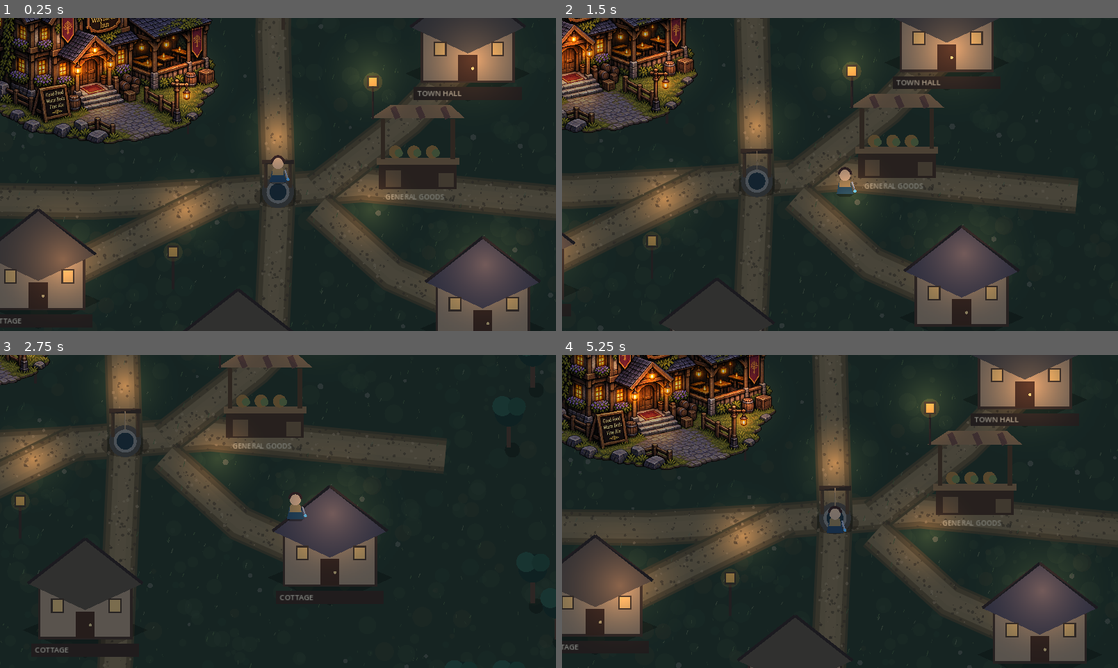
Above: before the commit, frames 1-4 (two rows, left to right).
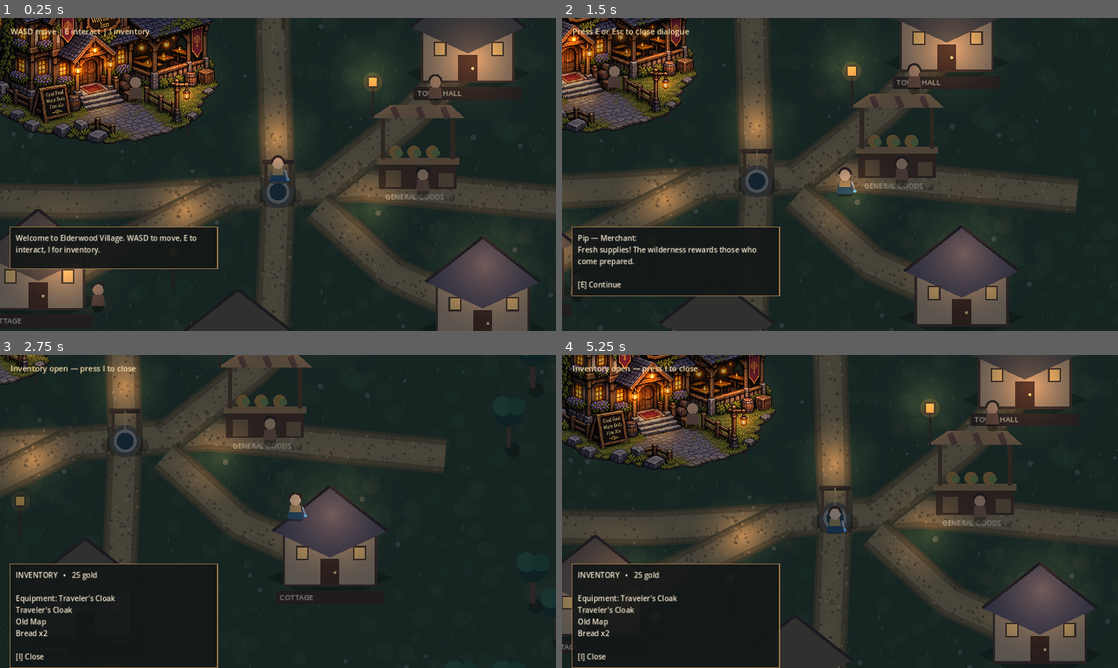
Above: after the commit, the same moments.

Repository: bhubler/elderwood-frontier-pc
Game: Godot game, scene res://scenes/world.tscn
Two runs of this game, one before a commit and one after it. Both use one fixed random seed, a clock stepped at 60 frames per second and the inputs below.
Inputs:
- Up to frame 1 (0.25 s): no input
- Up to frame 2 (1.5 s): tap Enter at 0.5 s; hold D 0.53-1.28 s; tap I at 0.6, 1.25 s; hold S from 1.28 s (still down); tap E at 1.35 s
- Up to frame 3 (2.75 s): tap E at 2 s; release S at 2.03 s; hold D from 2.03 s (still down); tap I at 2.1 s
- Up to frame 4 (5.25 s): tap I at 2.75, 3.6, 4.25, 5.1 s; release D at 2.78 s; hold W 2.78-3.53 s; tap E at 2.85, 4.35 s; hold A 3.53-5.03 s; hold S from 5.03 s (still down)

The runs differ from the first frame. In frame 1, 4.4% of the frame differs, in the area x 1-80%, y 3-92%; in frame 2, 3.8%; in frame 3, 4.7%; in frame 4, 5.6%, in the area x 1-79%, y 3-100%.

Commit message:
Connect village interactions to playable world

Diff:
--- a/scenes/world.tscn
+++ b/scenes/world.tscn
@@ -1,9 +1,11 @@
-[gd_scene load_steps=4 format=3]
+[gd_scene load_steps=5 format=3]
 
 [ext_resource type="Script" path="res://scripts/world.gd" id="1"]
 [ext_resource type="PackedScene" path="res://scenes/player.tscn" id="2"]
 
 [ext_resource type="Script" path="res://scripts/village_lighting.gd" id="3"]
+
+[ext_resource type="Script" path="res://scripts/village_interactions.gd" id="4"]
 
 [node name="World" type="Node2D"]
 script = ExtResource("1")
@@ -13,3 +15,6 @@
 
 [node name="Player" parent="." instance=ExtResource("2")]
 position = Vector2(0, 0)
+
+[node name="VillageInteractions" type="CanvasLayer" parent="."]
+script = ExtResource("4")
